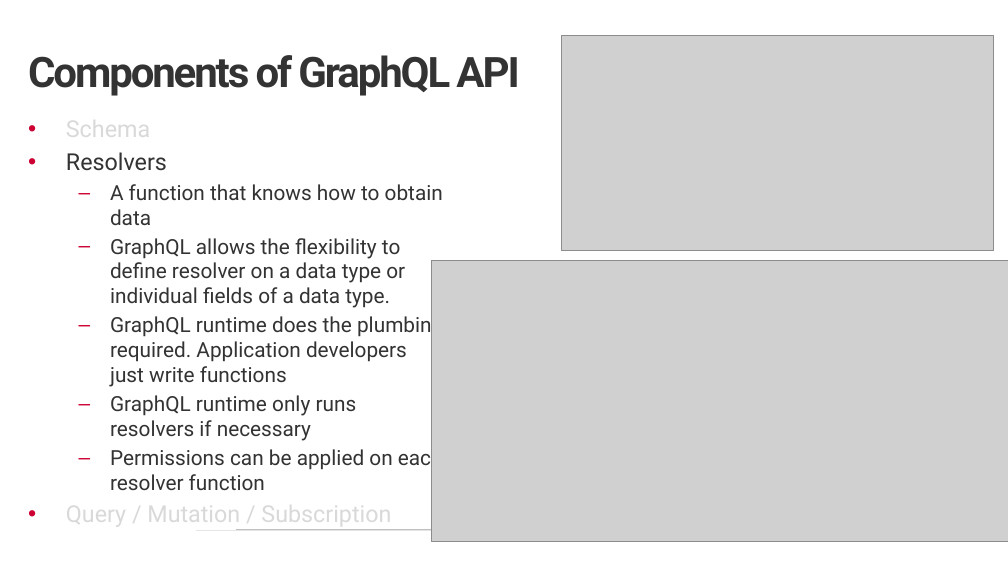
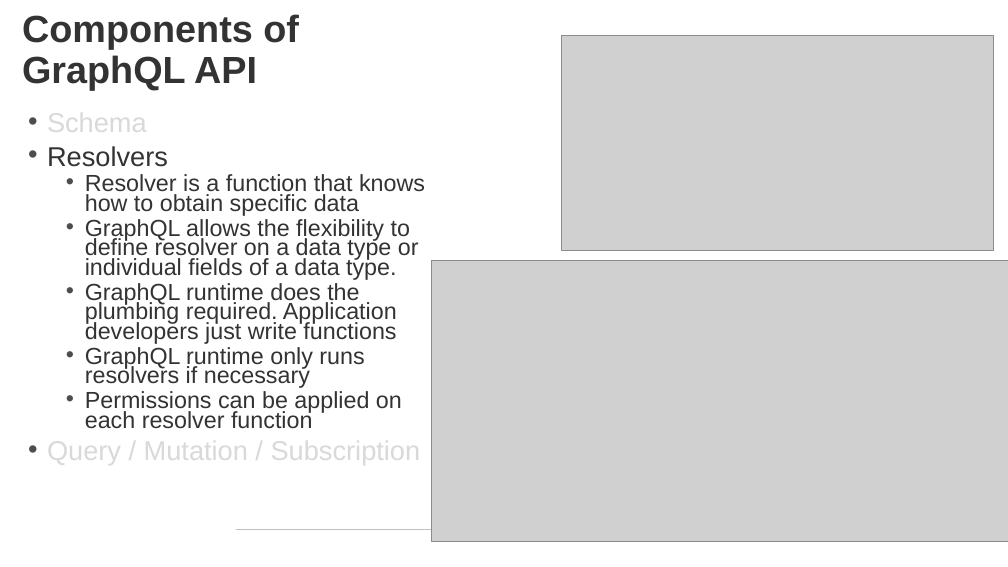
Before and after one commit to NPDSoftwareDev/graphql-presentation, a slide deck: slide 11 of graphql Introduction.pptx (slide 9 before the commit). Drawn at 1008x567 pixels with LibreOffice and Linux fonts; fonts in the diff are those of the drawing; grey boxes stand for pictures; background and template pictures are left out. Boxes give left, top, right and bottom in pixels: in the first picture for what was removed or moved away, otherwise in the second. Text is boxed around its words. In the diff, an @@ line names an element or a change of style, - is before the commit and + after.

```diff
--- a/graphql Introduction.pptx
+++ b/graphql Introduction.pptx
@@ title "Components of GraphQL API" moved from (x1=28, y1=55, x2=519, y2=96) to (x1=22, y1=14, x2=299, y2=90) @@
@@ title "Components of GraphQL API" at (x1=22, y1=14, x2=299, y2=90): size 40 to 36 pt, font Roboto to Arial, letter spacing -2 to 0 pt; line spacing 1 to 0.9; vertical alignment bottom to middle @@
@@ text at (x1=47, y1=108, x2=421, y2=466): size 22.2 to 25.9 pt in "Schema", "Resolvers", "Query / Mutation / Subscription"; font Roboto to Arial in "Schema", "Resolvers", "GraphQL allows the flexibility to define resolver ...", "GraphQL runtime does the plumbing required. Application ..." and 3 more places; size 19.7 to 22.2 pt in "GraphQL allows the flexibility to define resolver ...", "GraphQL runtime does the plumbing required. Application ...", "GraphQL runtime only runs resolvers if necessary", "Permissions can be applied on each resolver ..."; indent changed; line spacing 1 to 0.7; more space between paragraphs; bullet colour #CC0033 to #4D4D4F; bullet – to • @@
@@ text at (x1=85, y1=174, x2=425, y2=216): text changed; size 19.7 to 22.2 pt; font Roboto to Arial @@
-  – A function that knows how to obtain data
+  • Resolver is a function that knows how to obtain specific data
@@ line removed from (196, 530) to (815, 530) @@
```
Also in this commit, not shown: 22 other slides changed, 8 slides added, 2 slides removed, 1 other file.
